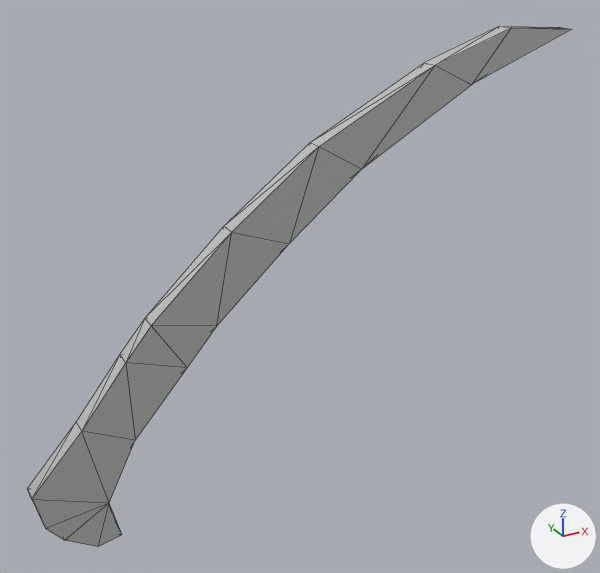
The FBX model 自作ライブラリ/Project1/Resources/FBX/SwoedMode_2.fbx, before and after one commit.
One viewpoint serves both versions: a 50 mm camera at (0.0067, -0.0377, 0.0487) aimed at (0.0276, 0.0003, 0.0297). Arrows for +X, +Y and +Z are at lower right; the lights stay in place. Mesh edges are drawn as thin lines. Where no turn or scale is listed for an object, it has been applied to the vertices.

The older version as bpy lines, for what is in view:
```python
me_mesh = bpy.data.meshes.new('Mesh')
me_mesh.from_pydata(...)  # 40 vertices, 76 faces; spans x -0.0166..0.0176, y -0.0005..0.0005, z -0.0392..-0.0131
me_mesh.materials.append(mat_lambert1)  # grey #bcbcbc
# before: 1 (0.0128, 0.0005, -0.0131) at pixel (499, 26), 3 (0.0128, -0.0005, -0.0131) at pixel (511, 27), 8 (0.0176, 0.0005, -0.0134) at pixel (559, 27), 9 (0.0176, -0.0005, -0.0134) at pixel (572, 29), 28 (0.0076, 0.0005, -0.0147) at pixel (424, 62)
# before: 29 (0.0076, -0.0005, -0.0147) at pixel (435, 65), 30 (0.0103, -0.0005, -0.016) at pixel (471, 84), 31 (0.0103, 0.0005, -0.016)
ob_sword = bpy.data.objects.new('Sword', me_mesh)
ob_sword.location = (0.02795, 0.0, 0.05626)
```
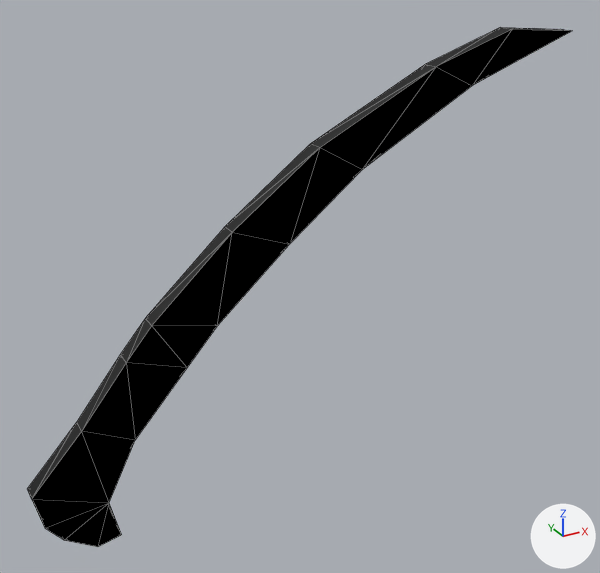
The newer file is also turned or shifted as a whole; pictures and numbers use the older file's frame.

The change, as a list of edits to the scene's bpy script:
```text
Add mat_lambert3:
    mat_lambert3 = principled_material('lambert3')
    mat_lambert3.base_color = (0.0, 0.0, 0.0)  # black #000000
Change me_mesh:
    where me_mesh.from_pydata(...)  # 40 vertices, 76 faces; spans x -0.0166..0.0176, y -0.0005..0.0005, z -0.0392..-0.0131
    used by ob_sword; location = (0.02795, 0.0, 0.05626)
    remove me_mesh.materials.append(mat_lambert1)  # grey #bcbcbc
    me_mesh part 1
    add for i in [1, 3, 8, 9, *range(28, 32)]: me_mesh.vertices[i].co += Vector((0.0001, 0.0, -0.0001))
    add me_mesh.materials.append(mat_lambert3)  # black #000000
```

What differs and where, as boxes (x1, y1, x2, y2) in the pictures (600 x 573 px; the box of a moved part takes in the faces that stretch with it):
'Sword', recoloured, reshaped (grey to black): before (28, 26, 571, 547); after (27, 27, 571, 547)
part 1 of me_mesh, moved or reshaped: before (310, 26, 571, 169); after (310, 27, 571, 170)
